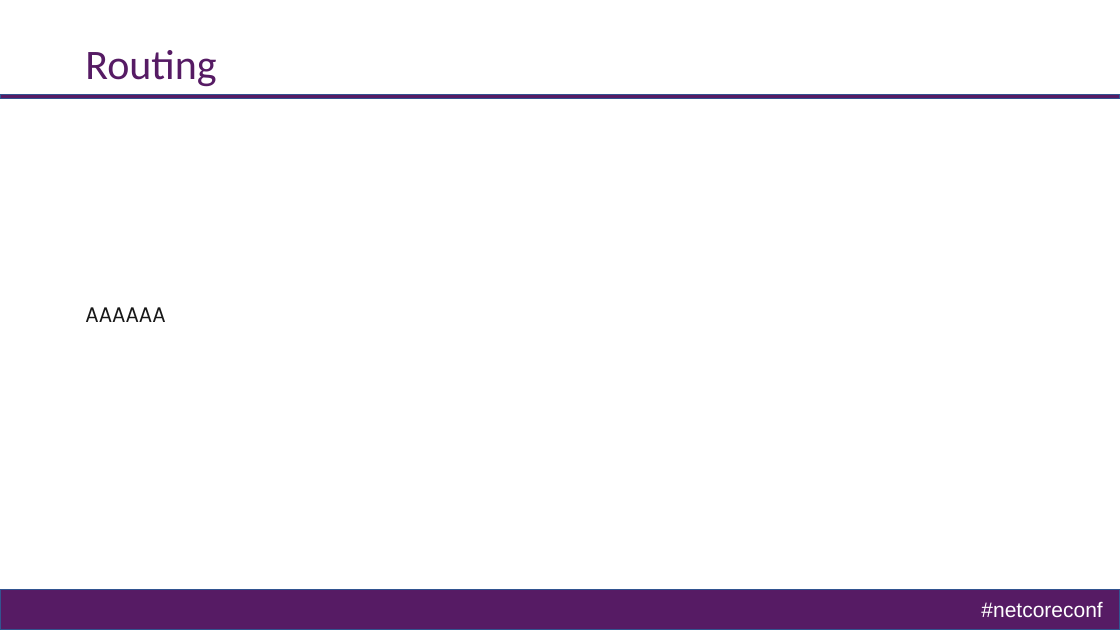
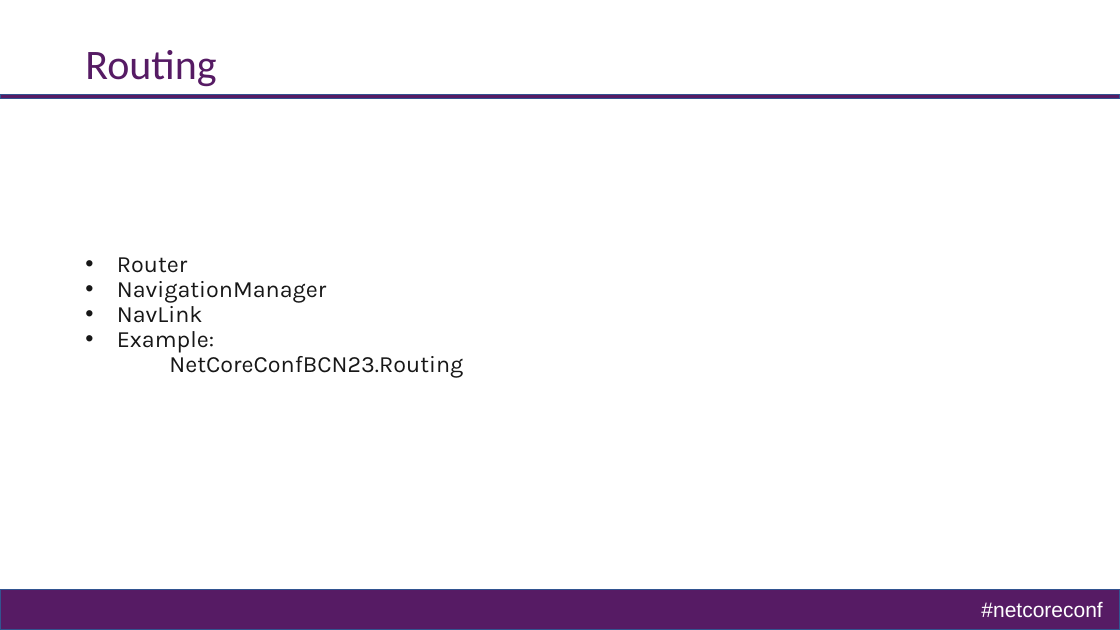
Before and after one commit to cgarrido/NetCoreConfBCN23.Blazor, a slide deck: slide 11 of netcoreconf23_BCN_BlazorNoWayHome.pptx. Drawn at 1120x630 pixels with LibreOffice and Linux fonts; fonts in the diff are those of the drawing; background and template pictures are left out. Boxes give left, top, right and bottom in pixels: in the first picture for what was removed or moved away, otherwise in the second. Text is boxed around its words. In the diff, an @@ line names an element or a change of style, - is before the commit and + after.

Commit message:
Components routing y forms

```diff
--- a/netcoreconf23_BCN_BlazorNoWayHome.pptx
+++ b/netcoreconf23_BCN_BlazorNoWayHome.pptx
@@ text at (x1=117, y1=257, x2=463, y2=378): text changed @@
-AAAAAA
+• Router
+• NavigationManager
+• NavLink
+• Example:
+NetCoreConfBCN23.Routing
```
Also in this commit, not shown: 2 other slides changed.
